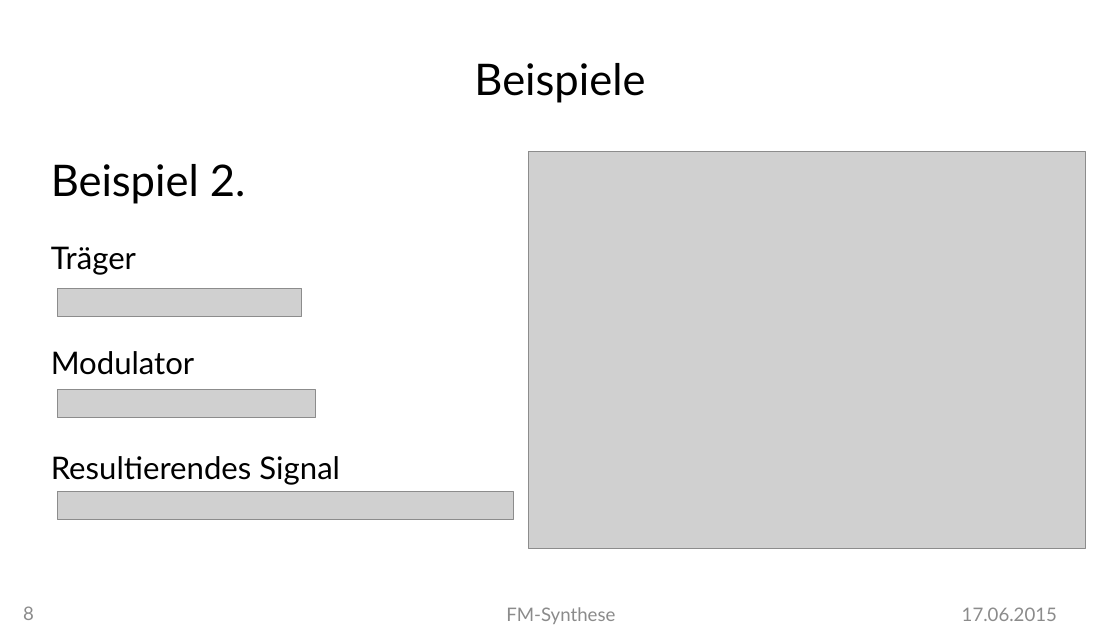
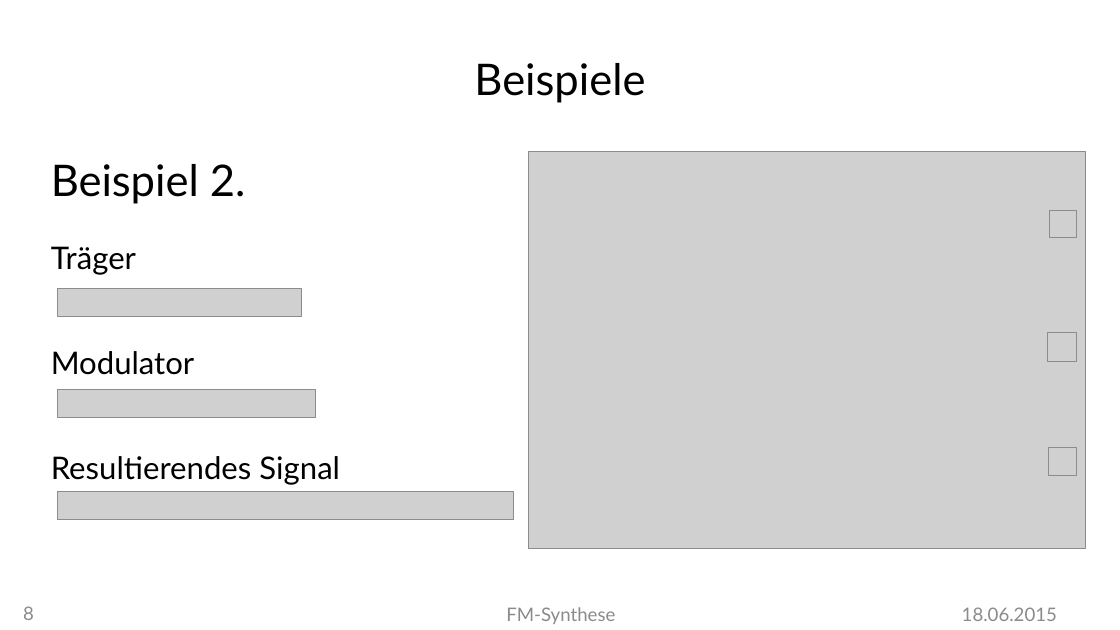
Before and after one commit to MBulli/VSeminar, a slide deck: slide 8 of Praesentation/FMSynthese-Julius.pptx. Drawn at 1120x630 pixels with LibreOffice and Linux fonts; fonts in the diff are those of the drawing; grey boxes stand for pictures; background and template pictures are left out. Boxes give left, top, right and bottom in pixels: in the first picture for what was removed or moved away, otherwise in the second. Text is boxed around its words. In the diff, an @@ line names an element or a change of style, - is before the commit and + after.

Commit message:
Text-Bugfixes and presentation

```diff
--- a/Praesentation/FMSynthese-Julius.pptx
+++ b/Praesentation/FMSynthese-Julius.pptx
@@ picture added at (x1=1049, y1=211, x2=1076, y2=237) @@
@@ picture added at (x1=1048, y1=333, x2=1076, y2=361) @@
@@ picture added at (x1=1048, y1=447, x2=1076, y2=475) @@
@@ text at (x1=962, y1=607, x2=1057, y2=621): text changed @@
-17.06.2015
+18.06.2015
```
Also in this commit, not shown: 27 other slides changed, 1 slide removed, 11 other files.
